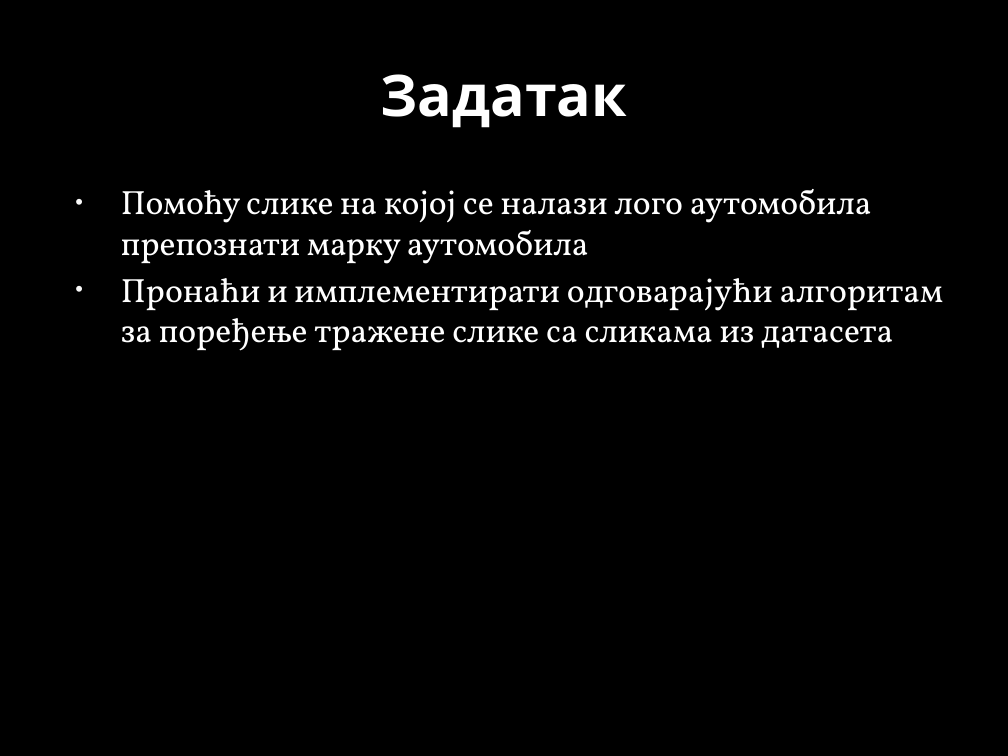
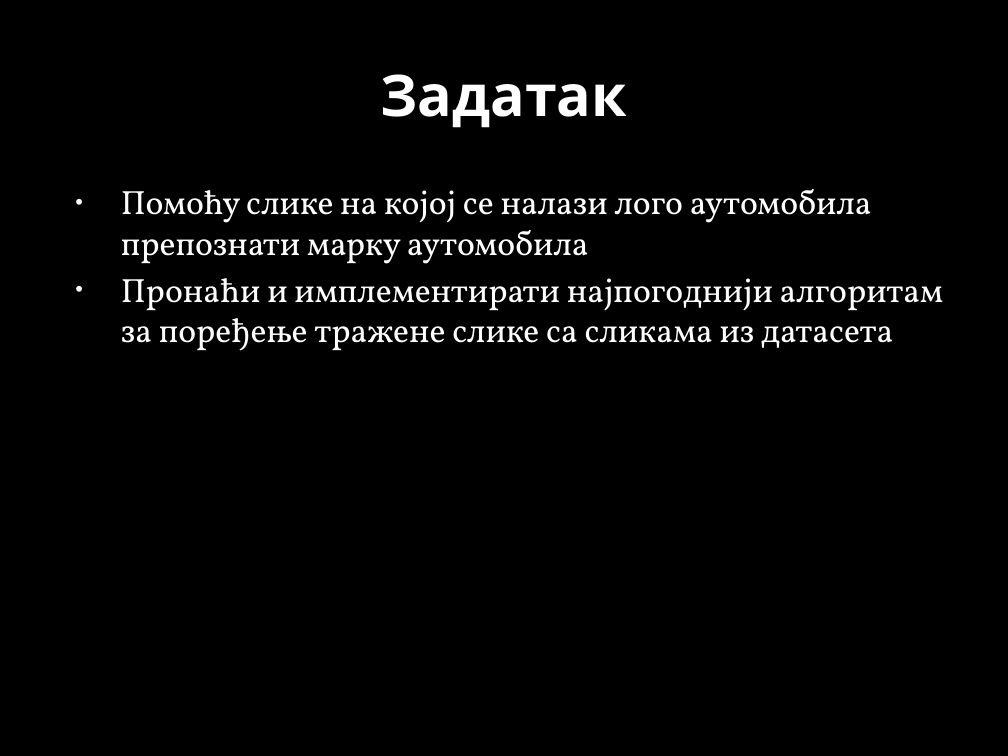
Before and after one commit to MarkoSavija/projekat_Soft_Computing, a slide deck: slide 2 of Car Logo Tracker.pptx. Drawn at 1008x756 pixels with LibreOffice and Linux fonts; fonts in the diff are those of the drawing; background and template pictures are left out. Boxes give left, top, right and bottom in pixels: in the first picture for what was removed or moved away, otherwise in the second. Text is boxed around its words. In the diff, an @@ line names an element or a change of style, - is before the commit and + after.

```diff
--- a/Car Logo Tracker.pptx
+++ b/Car Logo Tracker.pptx
@@ text at (121, 278, 943, 351): text changed @@
-• Пронаћи и имплементирати одговарајући алгоритам за поређење тражене слике са сликама из датасета
+• Пронаћи и имплементирати најпогоднији алгоритам за поређење тражене слике са сликама из датасета
```
Also in this commit, not shown: 5 other slides changed, 14 slides added, 3 slides removed, 12 other files.
